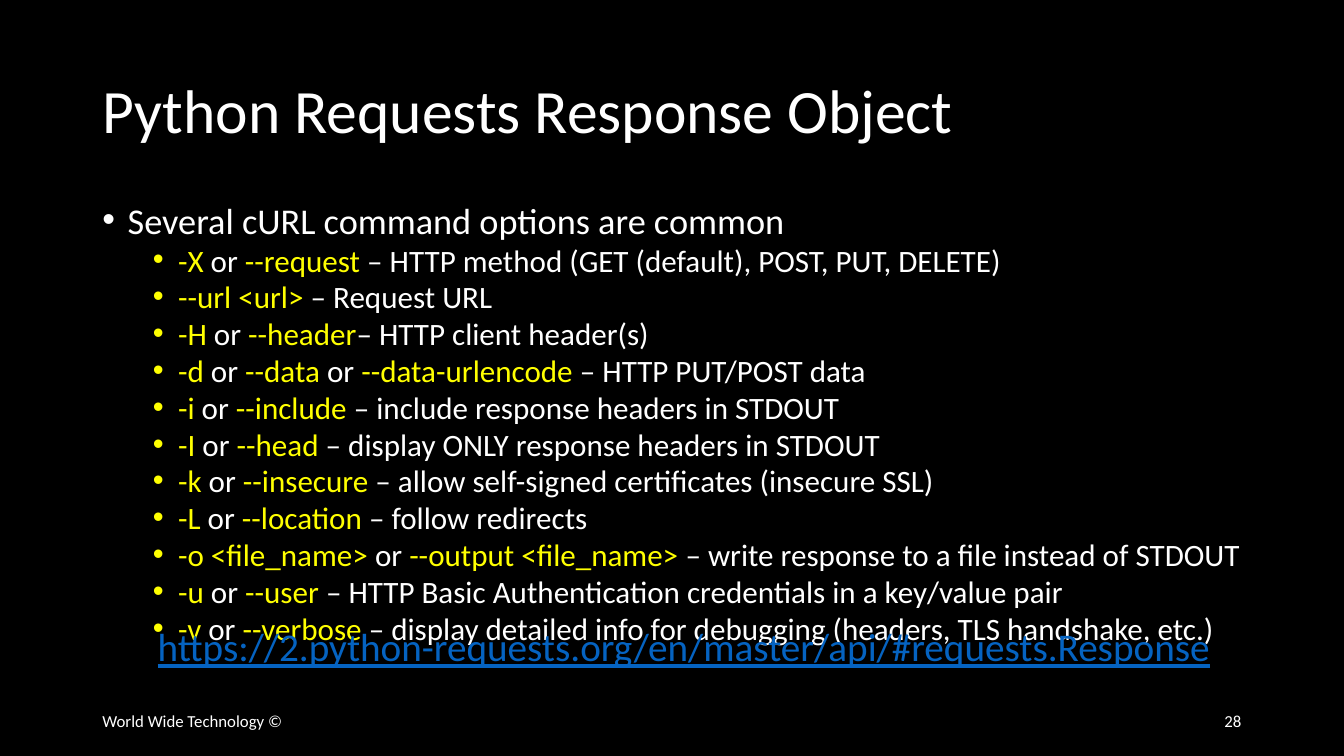
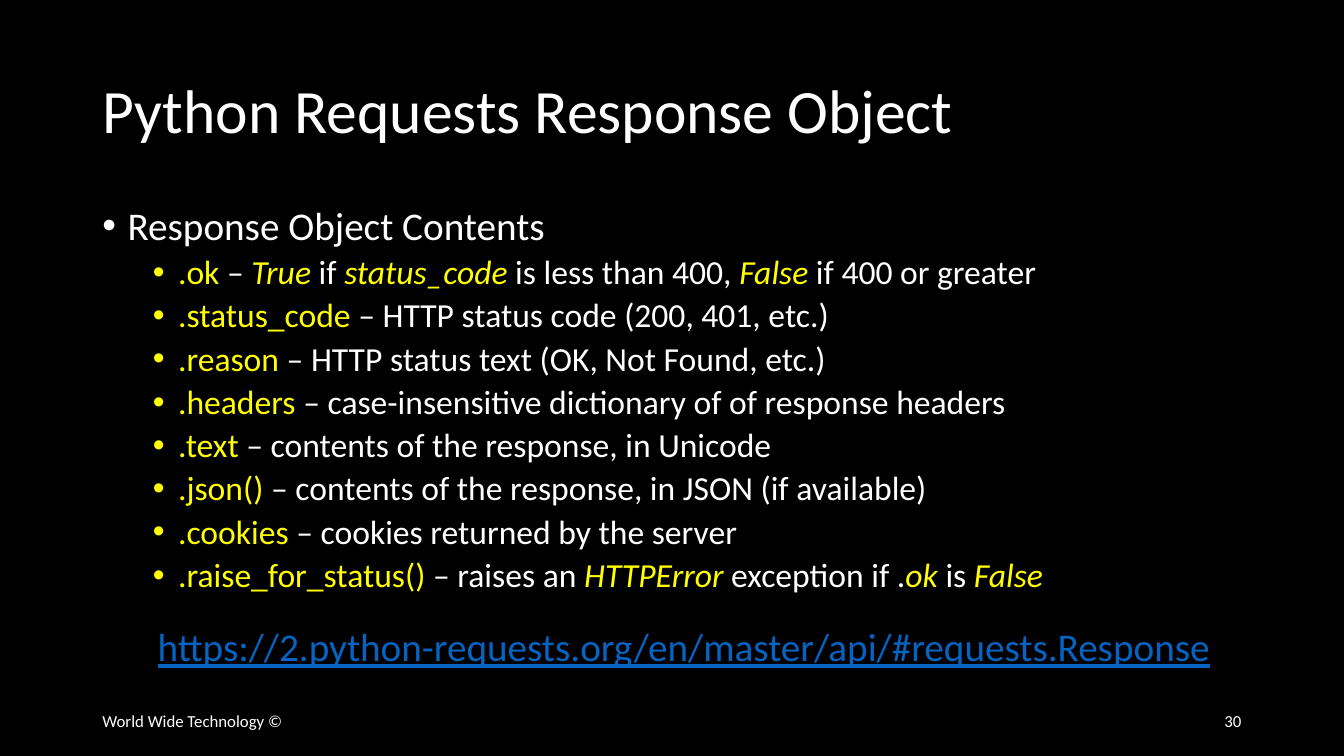
Before and after one commit to wwt/curl-requests-foundations, a slide deck: slide 30 of curl-requests-foundations.pptx (slide 28 before the commit). Drawn at 1344x756 pixels with LibreOffice and Linux fonts; fonts in the diff are those of the drawing. Boxes give left, top, right and bottom in pixels: in the first picture for what was removed or moved away, otherwise in the second. Text is boxed around its words. In the diff, an @@ line names an element or a change of style, - is before the commit and + after.

Commit message:
Completed Python Response Object slide and Python Requests demo section

```diff
--- a/curl-requests-foundations.pptx
+++ b/curl-requests-foundations.pptx
@@ text at <box>128,212,1043,593</box>: text changed; size 22.2 to 24 pt @@
-• Several cURL command options are common
-  • -X or --request – HTTP method (GET (default), POST, PUT, DELETE)
-  • --url <url> – Request URL
-  • -H or --header– HTTP client header(s)
-  • -d or --data or --data-urlencode – HTTP PUT/POST data
-  • -i or --include – include response headers in STDOUT
-  • -I or --head – display ONLY response headers in STDOUT
-  • -k or --insecure – allow self-signed certificates (insecure SSL)
-  • -L or --location – follow redirects
-  • -o <file_name> or --output <file_name> – write response to a file instead of STDOUT
-  • -u or --user – HTTP Basic Authentication credentials in a key/value pair
-  • -v or --verbose – display detailed info for debugging (headers, TLS handshake, etc.)
+• Response Object Contents
+  • .ok – True if status_code is less than 400, False if 400 or greater
+  • .status_code – HTTP status code (200, 401, etc.)
+  • .reason – HTTP status text (OK, Not Found, etc.)
+  • .headers – case-insensitive dictionary of of response headers
+  • .text – contents of the response, in Unicode
+  • .json() – contents of the response, in JSON (if available)
+  • .cookies – cookies returned by the server
+  • .raise_for_status() – raises an HTTPError exception if .ok is False
@@ page number at <box>1224,716,1241,727</box>: text changed @@
-28
+30
```
